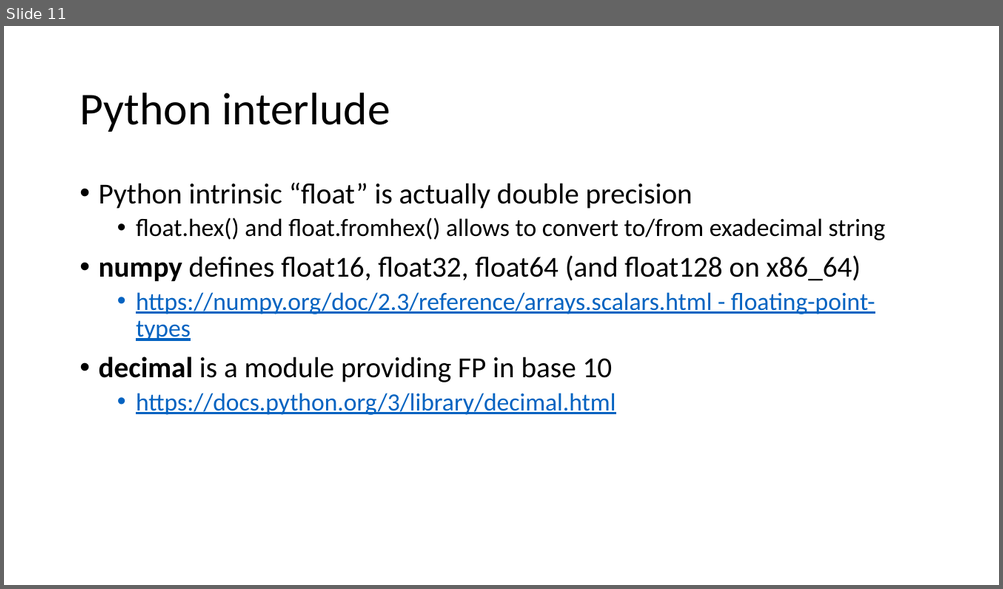
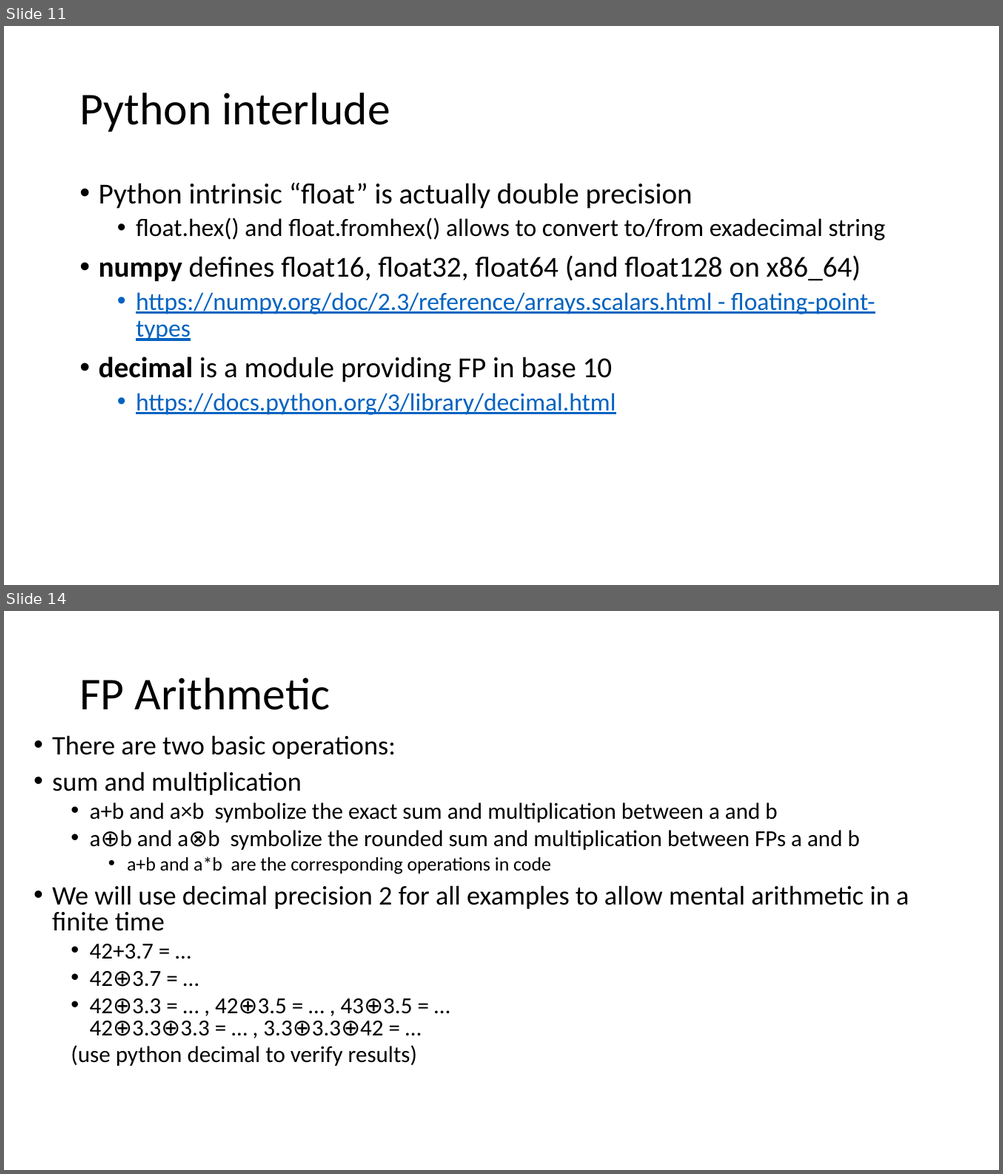
Before and after one commit to VinInn/FPCourse, a slide deck: Slides/FPforScientist.pptx. Shown one above the other, each under a label of ours: slide 11 before the commit, slides 11 and 14 after it; the slides between them are not shown. The pictures are 1003x589 and 1003x1174 pixels, drawn with LibreOffice and Linux fonts; fonts in the diff are those of the drawing. Boxes give left, top, right and bottom in pixels: in the first picture for what was removed or moved away, otherwise in the second. Text is boxed around its words. In the diff, an @@ line names an element or a change of style, - is before the commit and + after.

```diff
--- a/Slides/FPforScientist.pptx
+++ b/Slides/FPforScientist.pptx
@@ slide 14 added at (4, 611, 999, 1170), background #FFFFFF @@
@@ title added at (79, 678, 330, 710), 44 pt, text #000000 @@
+FP Arithmetic
@@ text added at (52, 735, 908, 1066), 22.2 pt, text #000000 @@
+• There are two basic operations:
+• sum and multiplication
+  • a+b and a×b symbolize the exact sum and multiplication between a and b
+  • a⊕b and a⊗b symbolize the rounded sum and multiplication between FPs a and b
+    • a+b and a*b are the corresponding operations in code
+• We will use decimal precision 2 for all examples to allow mental arithmetic in a finite time
+  • 42+3.7 = …
+  • 42⊕3.7 = …
+  • 42⊕3.3 = … , 42⊕3.5 = … , 43⊕3.5 = …
+    42⊕3.3⊕3.3 = … , 3.3⊕3.3⊕42 = …
+  (use python decimal to verify results)
```
Also in this commit, not shown: 2 other slides added.
